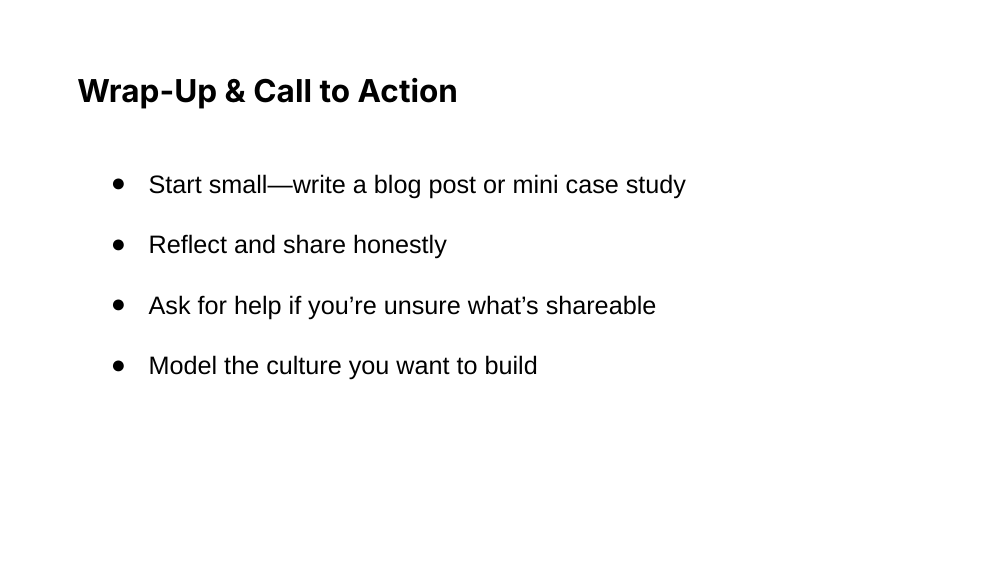
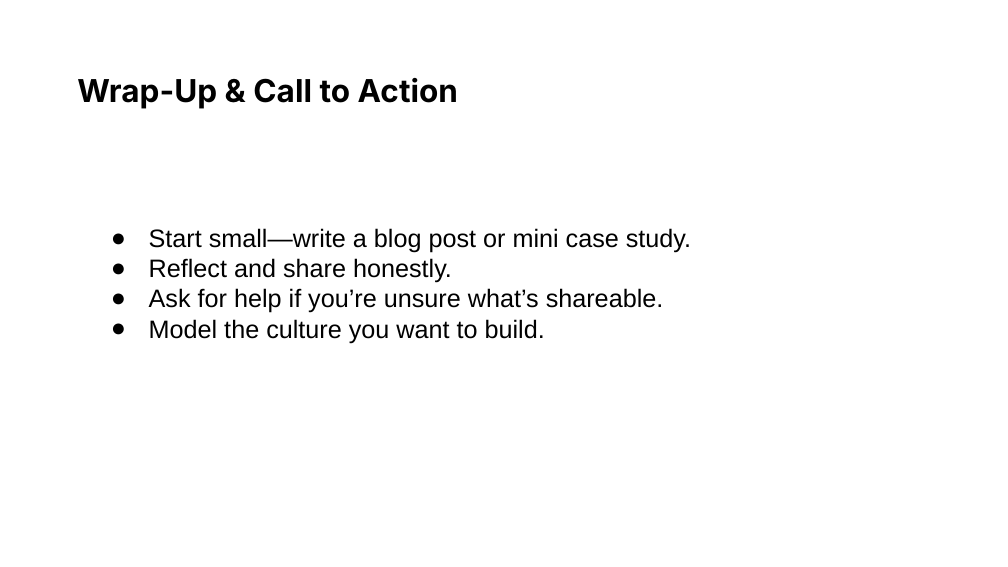
Before and after one commit to usds/ditap-curriculum-update, a slide deck: slide 57 of 3_Curriculum/3B_DITAP-Core-Curriculum/Module-5/In-Class-Materials/Module 5 Slide Deck.pptx. Drawn at 1008x567 pixels with LibreOffice and Linux fonts; fonts in the diff are those of the drawing. Boxes give left, top, right and bottom in pixels: in the first picture for what was removed or moved away, otherwise in the second. Text is boxed around its words. In the diff, an @@ line names an element or a change of style, - is before the commit and + after.

```diff
--- a/3_Curriculum/3B_DITAP-Core-Curriculum/Module-5/In-Class-Materials/Module 5 Slide Deck.pptx
+++ b/3_Curriculum/3B_DITAP-Core-Curriculum/Module-5/In-Class-Materials/Module 5 Slide Deck.pptx
@@ text at [149,228,691,343]: text changed @@
-● Start small—write a blog post or mini case study
-● Reflect and share honestly
-● Ask for help if you’re unsure what’s shareable
-● Model the culture you want to build
+● Start small—write a blog post or mini case study.
+● Reflect and share honestly.
+● Ask for help if you’re unsure what’s shareable.
+● Model the culture you want to build.
```
Also in this commit, not shown: 90 other slides changed.
